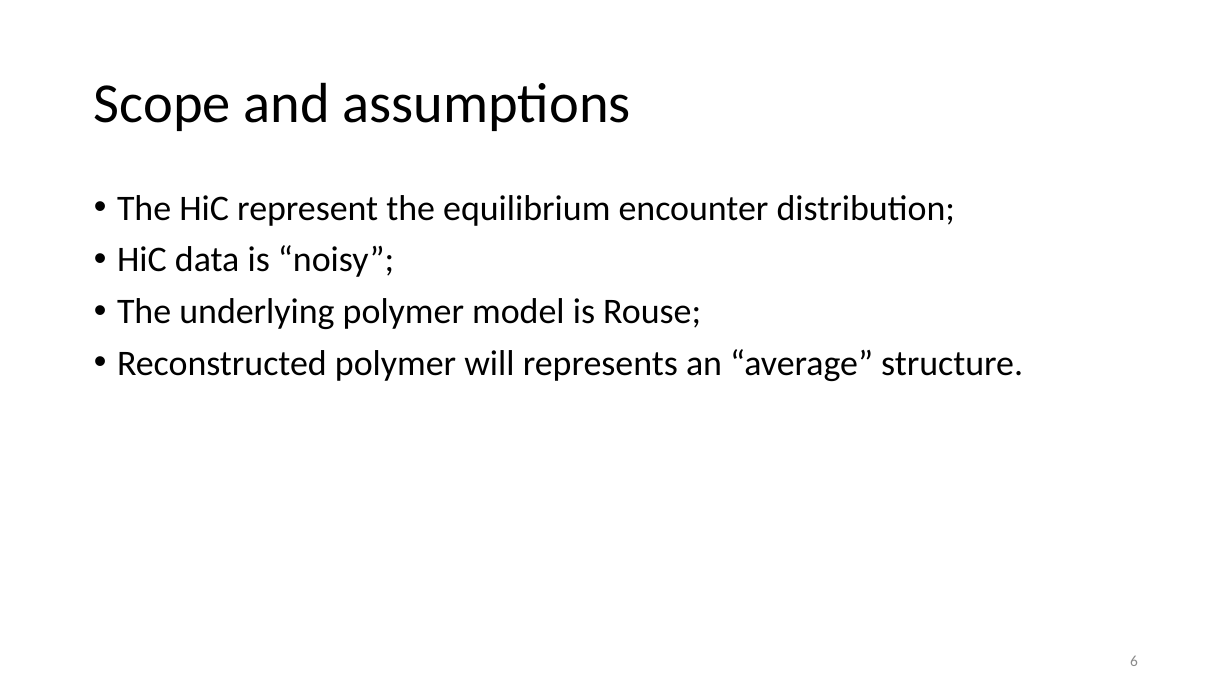
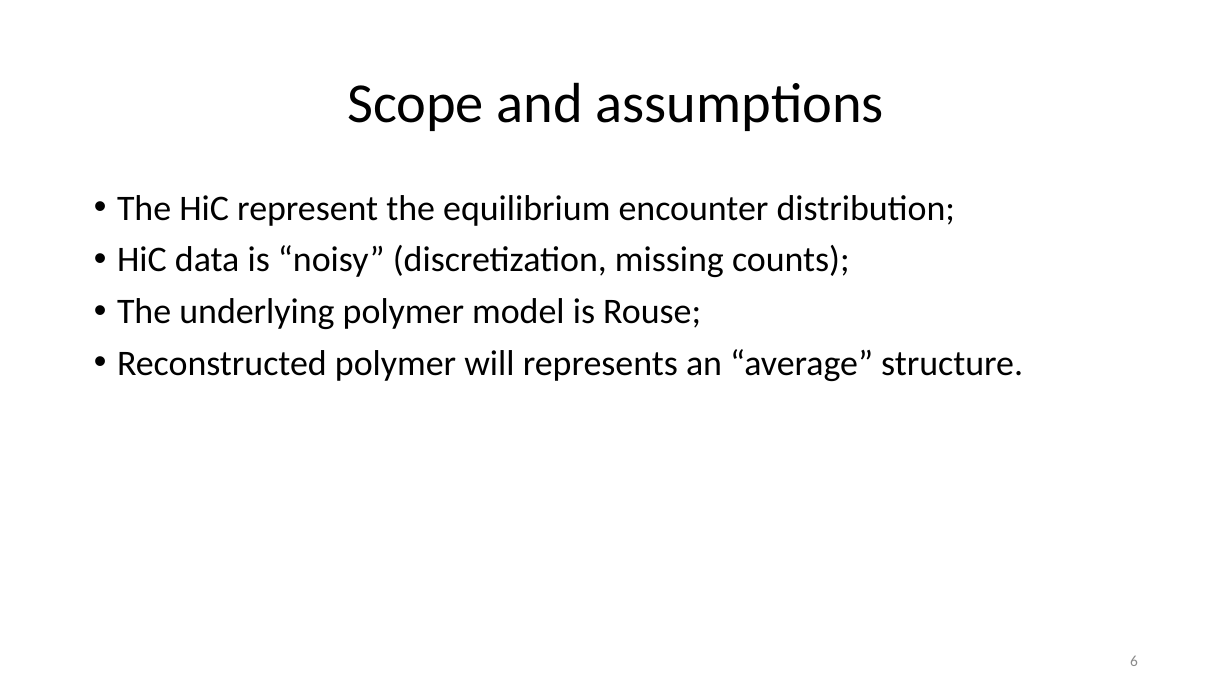
Before and after one commit to zhaENS/Project, a slide deck: slide 6 of Documents/lab Meetings/24-03-15/Polymer Reconstruction Using the HiC Experiments.pptx. Drawn at 1232x693 pixels with LibreOffice and Linux fonts; fonts in the diff are those of the drawing. Boxes give left, top, right and bottom in pixels: in the first picture for what was removed or moved away, otherwise in the second. Text is boxed around its words. In the diff, an @@ line names an element or a change of style, - is before the commit and + after.

```diff
--- a/Documents/lab Meetings/24-03-15/Polymer Reconstruction Using the HiC Experiments.pptx
+++ b/Documents/lab Meetings/24-03-15/Polymer Reconstruction Using the HiC Experiments.pptx
@@ title "Scope and assumptions" at box(347, 82, 884, 131): alignment left to centre @@
@@ text at box(117, 245, 850, 277): text changed @@
-• HiC data is “noisy”;
+• HiC data is “noisy” (discretization, missing counts);
```
Also in this commit, not shown: 10 other slides changed, 2 slides added, 8 other files.
